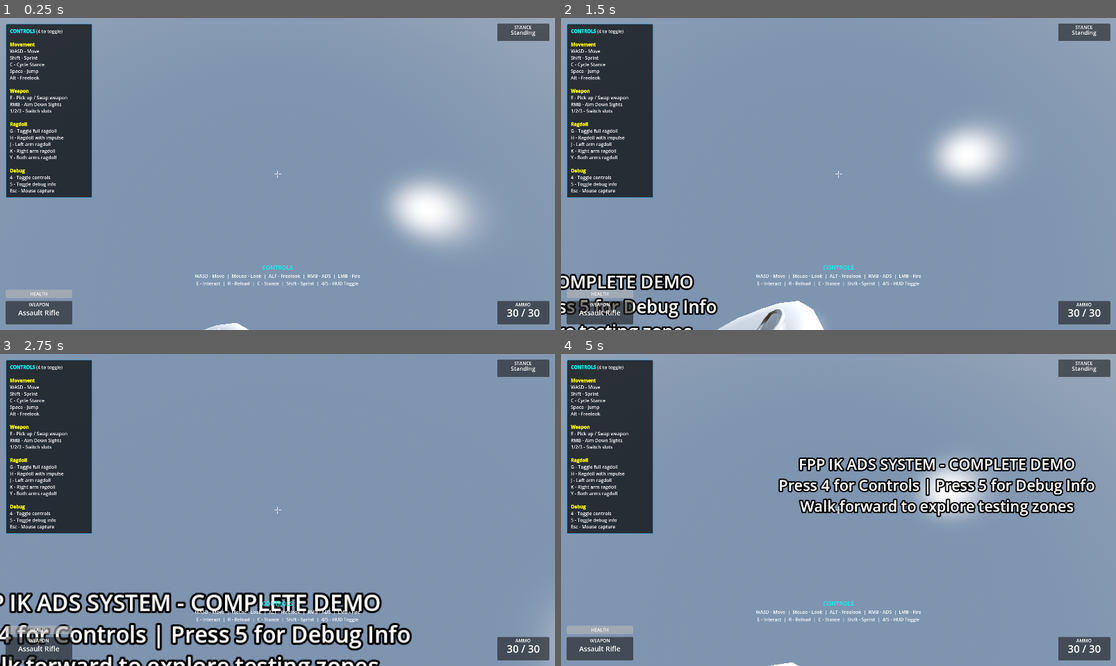
Above: before the commit, frames 1-4 (two rows, left to right).
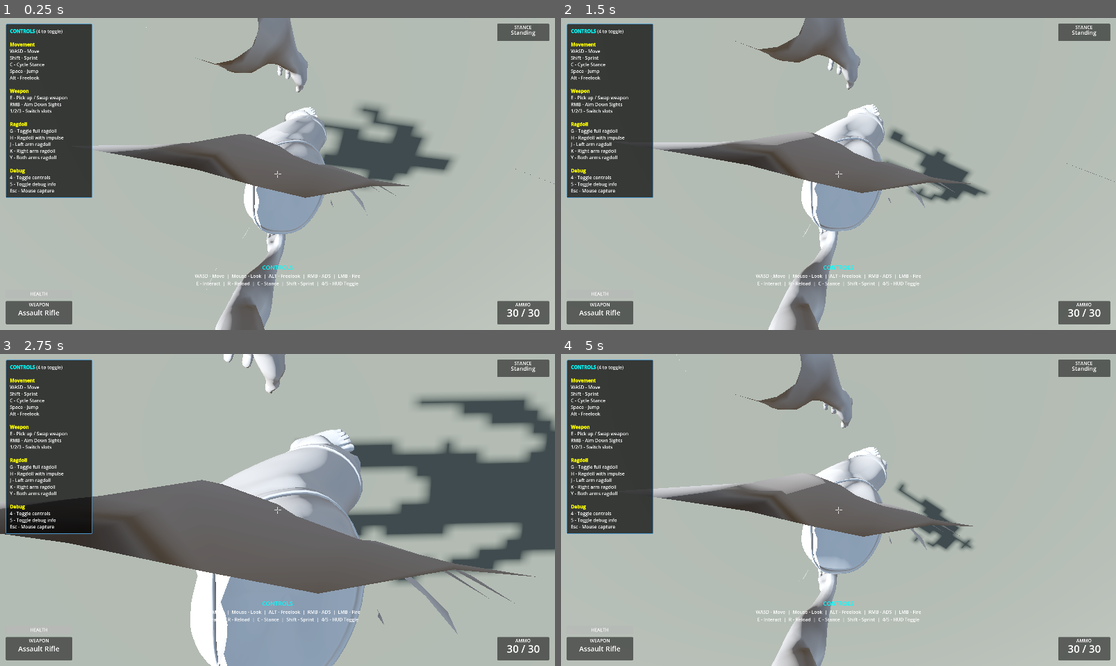
Above: after the commit, the same moments.

Repository: lmf-git/fpp-ik-ads
Game: Godot game, scene res://scenes/enhanced_demo.tscn
Two runs of this game, one before a commit and one after it. Both use one fixed random seed, a clock stepped at 60 frames per second and the inputs below.
Inputs (mouse positions are in pixels of both pictures, inside the frame that each line leads up to):
- Up to frame 1 (0.25 s): no input
- Up to frame 2 (1.5 s): tap Enter (ui_accept) at 0.5 s; move the mouse to (866, 174) at 0.52 s; hold Alt (freelook) 0.53-1.28 s; hold W (move_forward) from 0.53 s (still down); click (866, 174) at 0.67 s; tap Space (jump) at 0.77 s; tap 7 at 0.8, 1.35 s; move the mouse to (810, 174) at 1.27 s
- Up to frame 3 (2.75 s): keep holding W (move_forward); tap Space (jump) at 1.52 s; tap Alt (freelook) at 1.55 s; move the mouse to (288, 503) at 2.02 s; hold Right mouse button (aim_down_sights) from 2.03 s (still down); tap 7 at 2.3 s
- Up to frame 4 (5 s): keep holding W (move_forward); move the mouse to (832, 516) at 2.77 s; release Right mouse button (aim_down_sights) at 2.78 s; tap C (crouch) at 2.85 s; click (832, 516) at 2.92 s; tap Space (jump) at 3.02, 3.77, 4.52 s; tap Alt (freelook) at 3.05, 4.35 s; move the mouse to (877, 513) at 3.52 s; press the mouse at (877, 513) at 3.53 s; tap 7 at 3.8 s; move the mouse to (794, 506) at 4.27 s; release the mouse at (794, 506) at 4.28 s

The runs differ from the first frame. In frame 1, 86% of the frame differs, in the area x 0-100%, y 0-100%; in frame 2, 87%; in frame 3, 85%; in frame 4, 87%.

Commit message:
Fix camera direction, ragdoll self-collision, and add IK toggle
Camera Fixes:
- Added 180° Y rotation compensation for FPS camera (model is rotated 180°)
- Camera now looks forward instead of to the right
- Applied rotation in both normal FPS and freelook modes

Ragdoll Fixes:
- Disabled self-collision between ragdoll bones using collision exceptions
- Changed ragdoll to layer 2, only collides with environment (layer 1)
- Prevents bones from jittering by colliding with each other

IK Mode:
- Added 7 key to toggle IK mode (signal already wired in main controller)
- Allows user to manipulate model via IK when enabled

This addresses camera orientation, ragdoll stability, and adds requested
IK toggle functionality.

Diff:
--- a/scripts/components/camera_controller_component.gd
+++ b/scripts/components/camera_controller_component.gd
@@ -219,13 +219,16 @@
 			fps_camera.current = true
 
 		# In FPS mode, handle camera rotation
+		# NOTE: CharacterModel is rotated 180° so camera needs Y rotation compensation
 		if is_freelooking:
-			# When freelooking, head bone handles rotation - reset camera local rotation
-			fps_camera.rotation = Vector3.ZERO
+			# When freelooking, head bone handles rotation
+			# Compensate for 180° model rotation
+			fps_camera.rotation = Vector3(0, PI, 0)
 		else:
 			# In normal FPS mode, camera rotates for pitch (head bone is at rest)
+			# Compensate for 180° model rotation with Y=PI
 			fps_camera.rotation.x = camera_x_rotation
-			fps_camera.rotation.y = 0  # Yaw is handled by body rotation
+			fps_camera.rotation.y = PI  # Compensate for model's 180° rotation
 			fps_camera.rotation.z = 0
 
 ## Update ADS (Aim Down Sights) FOV
--- a/scripts/components/input_controller_component.gd
+++ b/scripts/components/input_controller_component.gd
@@ -129,6 +129,12 @@
 		reload_requested.emit()
 
 func _handle_key_input(keycode: int) -> void:
+	# IK mode toggle (7 key)
+	if keycode == KEY_7:
+		ik_mode_toggle_requested.emit()
+		return
+
+	# Continue with other key handling
 	match keycode:
 		# Weapon switching
 		KEY_1:
--- a/scripts/components/ragdoll_controller_refactored.gd
+++ b/scripts/components/ragdoll_controller_refactored.gd
@@ -8,8 +8,8 @@
 signal ragdoll_disabled()
 
 @export var bone_config: BoneConfig
-@export var collision_layer: int = 1
-@export var collision_mask: int = 1
+@export var collision_layer: int = 2  # Ragdoll on layer 2
+@export var collision_mask: int = 1   # Only collide with environment (layer 1)
 
 @onready var skeleton: Skeleton3D = get_node_or_null("../CharacterModel/RootNode/Skeleton3D")
 @onready var character_body: CharacterBody3D = get_parent()
@@ -284,9 +284,14 @@
 	skeleton.physical_bones_start_simulation()
 
 	# Enable collision on all bones
+	# Layer 2 = ragdoll bones, Mask 1 = environment only (no self-collision)
 	for bone in physical_bones:
 		bone.collision_layer = collision_layer
 		bone.collision_mask = collision_mask
+		# Explicitly disable self-collision between physical bones
+		for other_bone in physical_bones:
+			if bone != other_bone:
+				bone.add_collision_exception_with(other_bone)
 
 	# Apply impulse if specified
 	if impulse.length() > 0:
